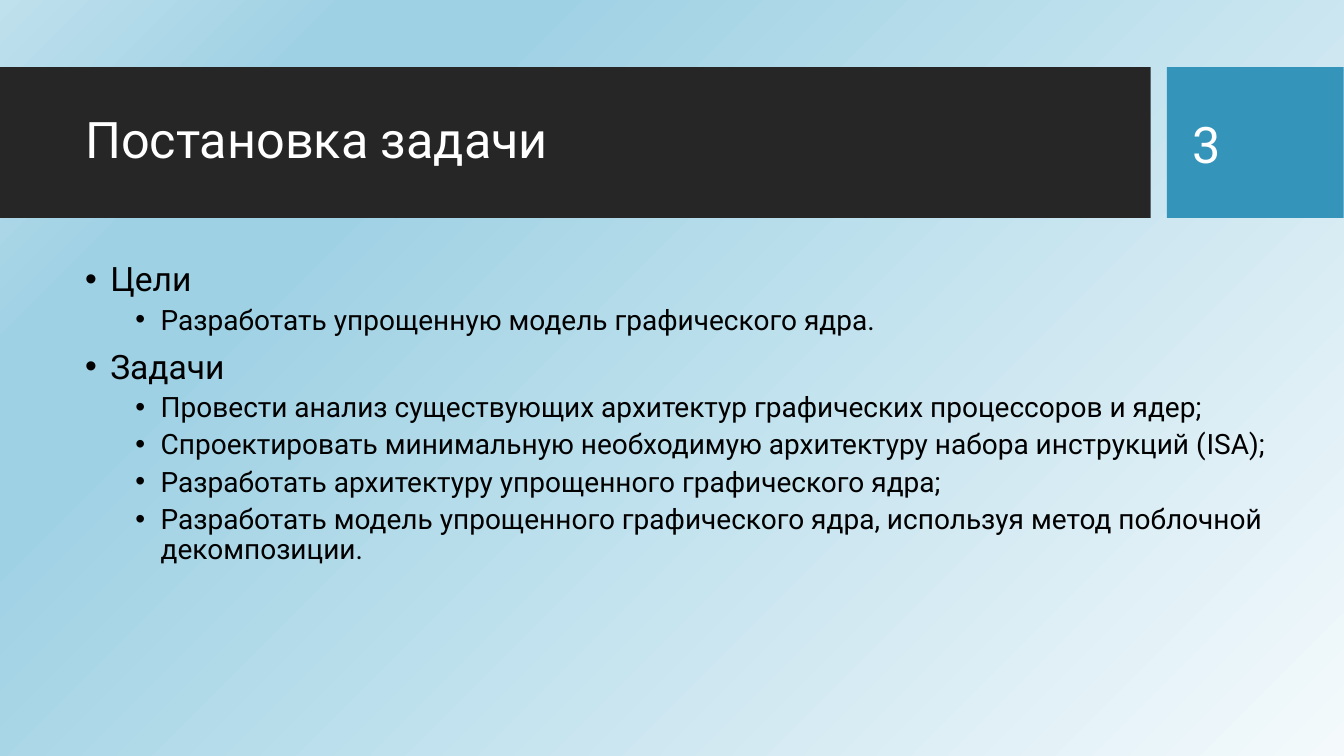
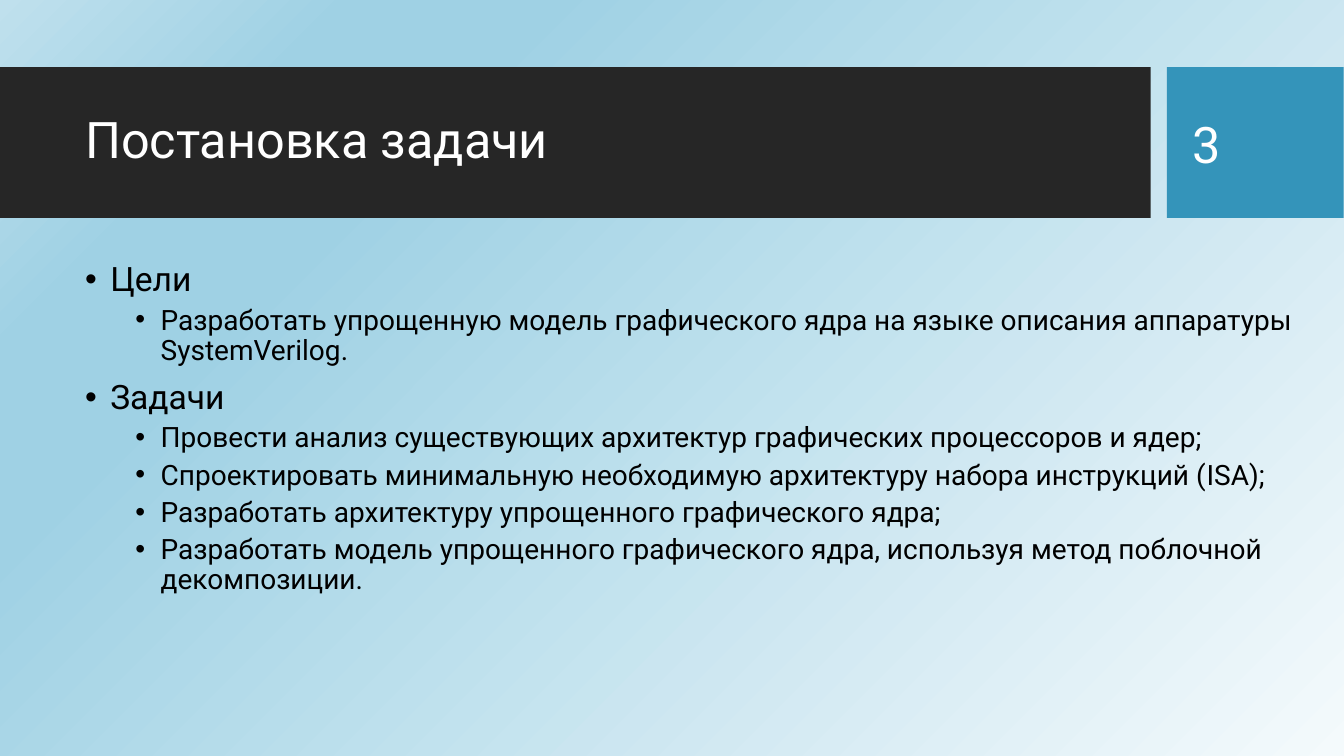
Before and after one commit to HaMeNopeDiot/hardware_gpu, a slide deck: slide 3 of docs/starukhin_dissertation/magister_pres.pptx. Drawn at 1344x756 pixels with LibreOffice and Linux fonts; fonts in the diff are those of the drawing; background and template pictures are left out. Boxes give left, top, right and bottom in pixels: in the first picture for what was removed or moved away, otherwise in the second. Text is boxed around its words. In the diff, an @@ line names an element or a change of style, - is before the commit and + after.

```diff
--- a/docs/starukhin_dissertation/magister_pres.pptx
+++ b/docs/starukhin_dissertation/magister_pres.pptx
@@ text at box(161, 308, 1292, 366): text changed @@
-  • Разработать упрощенную модель графического ядра.
+  • Разработать упрощенную модель графического ядра на языке описания аппаратуры SystemVerilog.
```
Also in this commit, not shown: 6 other slides changed, 14 other files.
